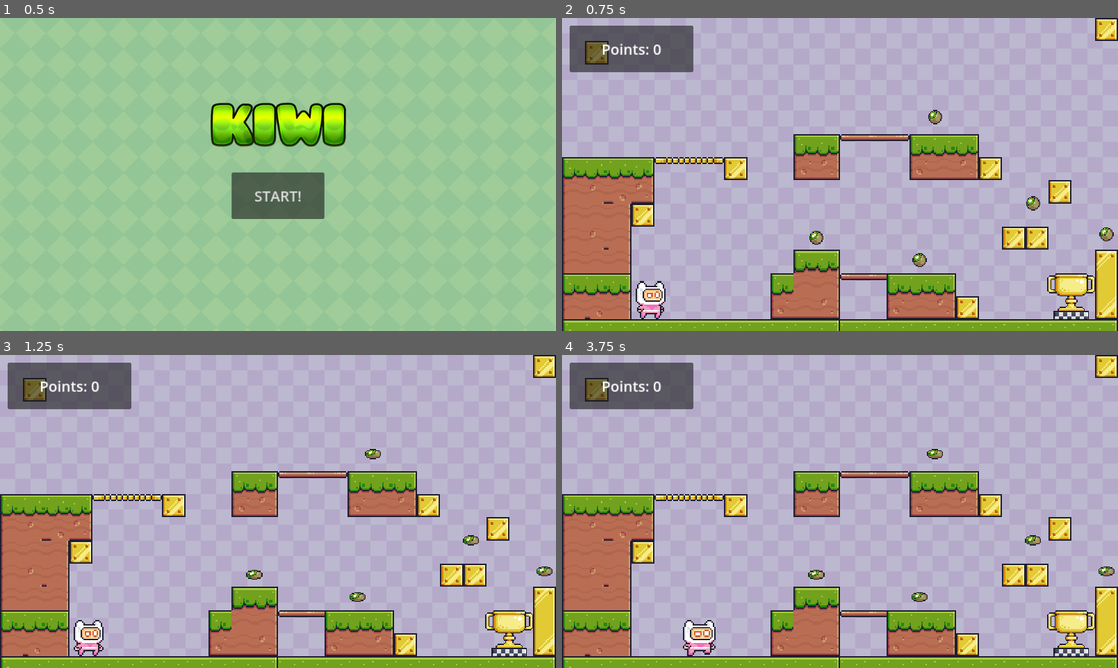
Above: before the commit, frames 1-4 (two rows, left to right).
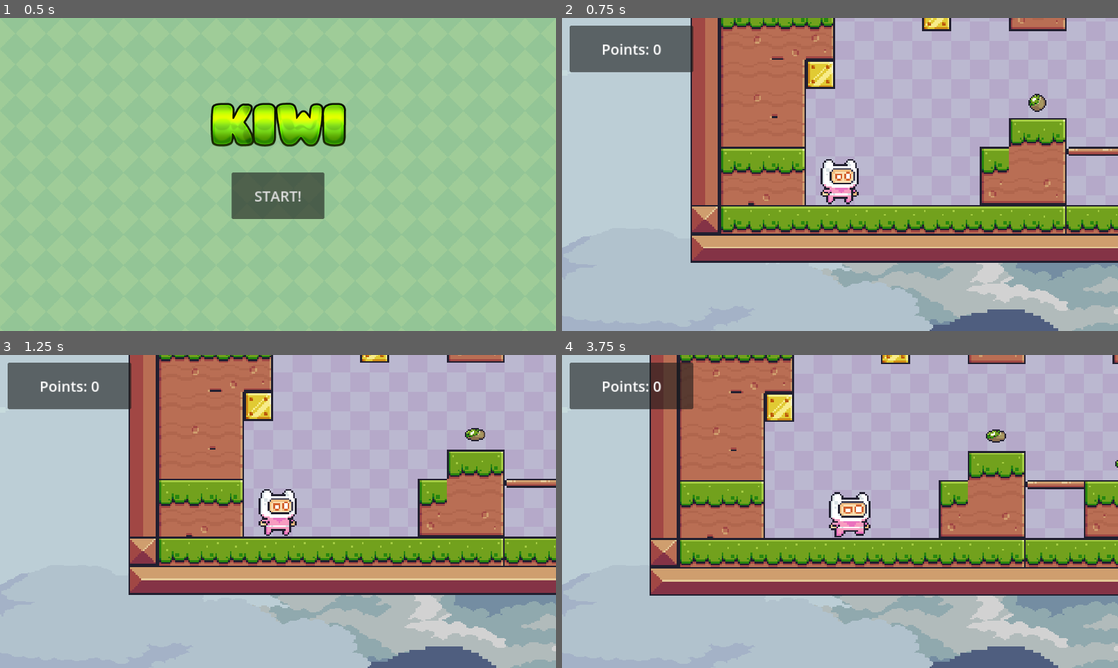
Above: after the commit, the same moments.

Repository: svyatoslavlipatov/godot_2d
Game: Godot game, scene res://scenes/main_menu.tscn
Same seed, same stepped clock (60 frames per second), same inputs: the game is played once before the commit and once after it.
Inputs:
- Up to frame 1 (0.5 s): no input
- Up to frame 2 (0.75 s): click "START!" at 0.5 s
- Up to frame 3 (1.25 s): no input
- Up to frame 4 (3.75 s): hold D (right) 1.28-2.78 s; tap W (jump) at 1.52, 2.27 s; hold A (left) 2.78-3.53 s; hold D (right) from 3.53 s (still down)

Frame 1 is identical in both runs. In frame 2, 65% of the frame differs, in the area x 0-100%, y 0-100%; in frame 3, 65%; in frame 4, 64%.

Commit message:
add camera

Diff:
--- a/простенько/scenes/level1.tscn
+++ b/простенько/scenes/level1.tscn
@@ -1,8 +1,12 @@
-[gd_scene load_steps=10 format=3 uid="uid://hqgyne88uy1v"]
+[gd_scene load_steps=14 format=3 uid="uid://hqgyne88uy1v"]
 
 [ext_resource type="Texture2D" uid="uid://c5xgu2i40r4nj" path="res://Purple.png" id="1_fq3cv"]
+[ext_resource type="Texture2D" uid="uid://3shxo6t5fp3" path="res://Clouds1.png" id="1_k1cwq"]
+[ext_resource type="Texture2D" uid="uid://bw0jl2yo67q36" path="res://Clouds3.png" id="2_o68a4"]
 [ext_resource type="Texture2D" uid="uid://ddwvma7pqq4vo" path="res://Terrain (16x16).png" id="2_ypnmv"]
 [ext_resource type="PackedScene" uid="uid://cdrgt8blg5vsp" path="res://scenes/main_character.tscn" id="3_gvnlq"]
+[ext_resource type="Texture2D" uid="uid://crub7fbywdts2" path="res://Clouds4.png" id="3_x3xr5"]
+[ext_resource type="Texture2D" uid="uid://deerc7s06cnru" path="res://Clouds2.png" id="4_ekrbm"]
 [ext_resource type="PackedScene" uid="uid://byfroijb61sfx" path="res://scenes/collectable_kiwi.tscn" id="4_l83rs"]
 [ext_resource type="PackedScene" uid="uid://vqyrd4r1et4w" path="res://finish.tscn" id="5_slcow"]
 [ext_resource type="PackedScene" uid="uid://8heahlr3kklx" path="res://scenes/level2.tscn" id="6_8waqw"]
@@ -193,6 +197,41 @@
 
 [node name="Main" type="Node2D"]
 
+[node name="ParallaxBackground" type="ParallaxBackground" parent="."]
+
+[node name="ParallaxLayer" type="Parallax2D" parent="ParallaxBackground"]
+
+[node name="Sprite2D" type="Sprite2D" parent="ParallaxBackground/ParallaxLayer"]
+texture_filter = 1
+position = Vector2(672, 304)
+scale = Vector2(3.53125, 3.55556)
+texture = ExtResource("1_k1cwq")
+
+[node name="ParallaxLayer3" type="Parallax2D" parent="ParallaxBackground"]
+
+[node name="Sprite2D" type="Sprite2D" parent="ParallaxBackground/ParallaxLayer3"]
+texture_filter = 1
+position = Vector2(767.778, 488)
+scale = Vector2(3.90538, 2.375)
+texture = ExtResource("2_o68a4")
+
+[node name="ParallaxLayer4" type="Parallax2D" parent="ParallaxBackground"]
+
+[node name="Sprite2D" type="Sprite2D" parent="ParallaxBackground/ParallaxLayer4"]
+texture_filter = 1
+position = Vector2(677.444, -80)
+scale = Vector2(3.69748, 6.33333)
+texture = ExtResource("3_x3xr5")
+
+[node name="ParallaxLayer2" type="Parallax2D" parent="ParallaxBackground"]
+scroll_offset = Vector2(10, 10)
+
+[node name="Sprite2D" type="Sprite2D" parent="ParallaxBackground/ParallaxLayer2"]
+texture_filter = 1
+position = Vector2(666, 558)
+scale = Vector2(3.57813, 1.77778)
+texture = ExtResource("4_ekrbm")
+
 [node name="TextureRect" type="TextureRect" parent="."]
 texture_filter = 1
 offset_right = 1152.0
@@ -205,10 +244,14 @@
 scale = Vector2(3, 3)
 tile_set = SubResource("TileSet_hkye3")
 format = 2
-layer_0/tile_data = PackedInt32Array(851968, 393216, 0, 8519 …(2696 unchanged characters)… , 393234, 1114112, 9, 458773, 1114112, 9)
+layer_0/tile_data = PackedInt32Array(851968, 393216, 0, 8519 …(2696 unchanged characters)… , 393234, 1114112, 9, 458773, 1114112, 9, 983039, 786432, 0, 917528, 917504, 0, 917518, 851968, 0, 917519, 851968, 0, 917520, 851968, 0, 917521, 851968, 0, 917522, 851968, 0, 917523, 851968, 0, 917524, 851968, 0, 917525, 851968, 0, 917526, 851968, 0, 917527, 851968, 0, 917517, 851968, 0, 917516, 851968, 0, 917515, 851968, 0, 917514, 851968, 0, 917513, 851968, 0, 917512, 851968, 0, 917511, 851968, 0, 917510, 851968, 0, 917509, 851968, 0, 917508, 851968, 0, 917507, 851968, 0, 917506, 851968, 0, 917505, 851968, 0, 917504, 851968, 0)
 
 [node name="CharacterBody2D" parent="." instance=ExtResource("3_gvnlq")]
-position = Vector2(0, -2)
+position = Vector2(200, 568)
+
+[node name="Camera2D" type="Camera2D" parent="CharacterBody2D"]
+zoom = Vector2(1.25, 1.25)
+position_smoothing_enabled = true
 
 [node name="Collectable_kiwi" parent="." instance=ExtResource("4_l83rs")]
 position = Vector2(527, 455)
--- a/простенько/scenes/level2.tscn
+++ b/простенько/scenes/level2.tscn
@@ -235,10 +235,14 @@
 scale = Vector2(3, 3)
 tile_set = SubResource("TileSet_hkye3")
 format = 2
-layer_0/tile_data = PackedInt32Array(-1, 786432, 1, -65536,  …(2364 unchanged characters)… , 327687, 1179648, 8, 327688, 1245184, 8)
+layer_0/tile_data = PackedInt32Array(-1, 786432, 1, -65536,  …(2364 unchanged characters)… , 327687, 1179648, 8, 327688, 1245184, 8, 524311, 1310720, 8, 589847, 1310720, 9, 655383, 1310720, 10, 655382, 1114112, 9, 393236, 1114112, 9, 393232, 1114112, 9)
 
 [node name="CharacterBody2D" parent="." instance=ExtResource("3_vnkfp")]
-position = Vector2(-144, -104)
+position = Vector2(56, 480)
+
+[node name="Camera2D" type="Camera2D" parent="CharacterBody2D"]
+zoom = Vector2(1.25, 1.25)
+position_smoothing_enabled = true
 
 [node name="Finish" parent="." instance=ExtResource("5_x4a5w")]
 position = Vector2(888, 219)
@@ -247,6 +251,21 @@
 [node name="GameManager" type="Node" parent="."]
 unique_name_in_owner = true
 script = ExtResource("6_qq4ek")
+
+[node name="Collectable_kiwi" parent="." instance=ExtResource("4_k5ly4")]
+position = Vector2(368, 440)
+
+[node name="Collectable_kiwi2" parent="." instance=ExtResource("4_k5ly4")]
+position = Vector2(224, 488)
+
+[node name="Collectable_kiwi3" parent="." instance=ExtResource("4_k5ly4")]
+position = Vector2(528, 368)
+
+[node name="Collectable_kiwi4" parent="." instance=ExtResource("4_k5ly4")]
+position = Vector2(168, 368)
+
+[node name="Collectable_kiwi5" parent="." instance=ExtResource("4_k5ly4")]
+position = Vector2(624, 328)
 
 [node name="UI" type="CanvasLayer" parent="."]
 
@@ -268,18 +287,3 @@
 text = "Points: 0"
 horizontal_alignment = 1
 vertical_alignment = 1
-
-[node name="Collectable_kiwi" parent="UI/Panel" instance=ExtResource("4_k5ly4")]
-position = Vector2(352, 424)
-
-[node name="Collectable_kiwi2" parent="UI/Panel" instance=ExtResource("4_k5ly4")]
-position = Vector2(208, 472)
-
-[node name="Collectable_kiwi3" parent="UI/Panel" instance=ExtResource("4_k5ly4")]
-position = Vector2(512, 352)
-
-[node name="Collectable_kiwi4" parent="UI/Panel" instance=ExtResource("4_k5ly4")]
-position = Vector2(152, 352)
-
-[node name="Collectable_kiwi5" parent="UI/Panel" instance=ExtResource("4_k5ly4")]
-position = Vector2(608, 312)
--- a/простенько/scenes/main_character.tscn
+++ b/простенько/scenes/main_character.tscn
@@ -196,12 +196,12 @@
 
 [node name="Sprite2D" type="AnimatedSprite2D" parent="."]
 texture_filter = 1
-position = Vector2(182, 577)
+position = Vector2(-2, -8)
 scale = Vector2(3, 3)
 sprite_frames = SubResource("SpriteFrames_6s7ja")
 autoplay = "default"
 frame_progress = 0.949799
 
 [node name="CollisionShape2D" type="CollisionShape2D" parent="."]
-position = Vector2(183.5, 581)
+position = Vector2(-0.5, -4)
 shape = SubResource("CapsuleShape2D_wanyf")
Binary file added: простенько/Clouds1.png
Not shown, added: простенько/Clouds1.png.import
Binary file added: простенько/Clouds2.png
Not shown, added: простенько/Clouds2.png.import
Binary file added: простенько/Clouds3.png
Not shown, added: простенько/Clouds3.png.import
Binary file added: простенько/Clouds4.png
Not shown, added: простенько/Clouds4.png.import
Empty file added: простенько/parallax.gd
